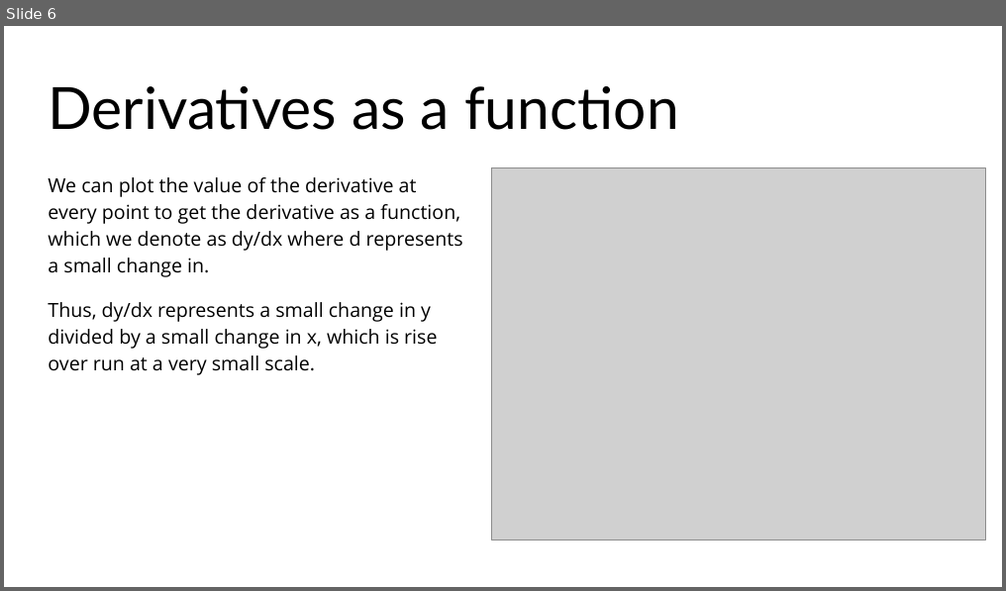
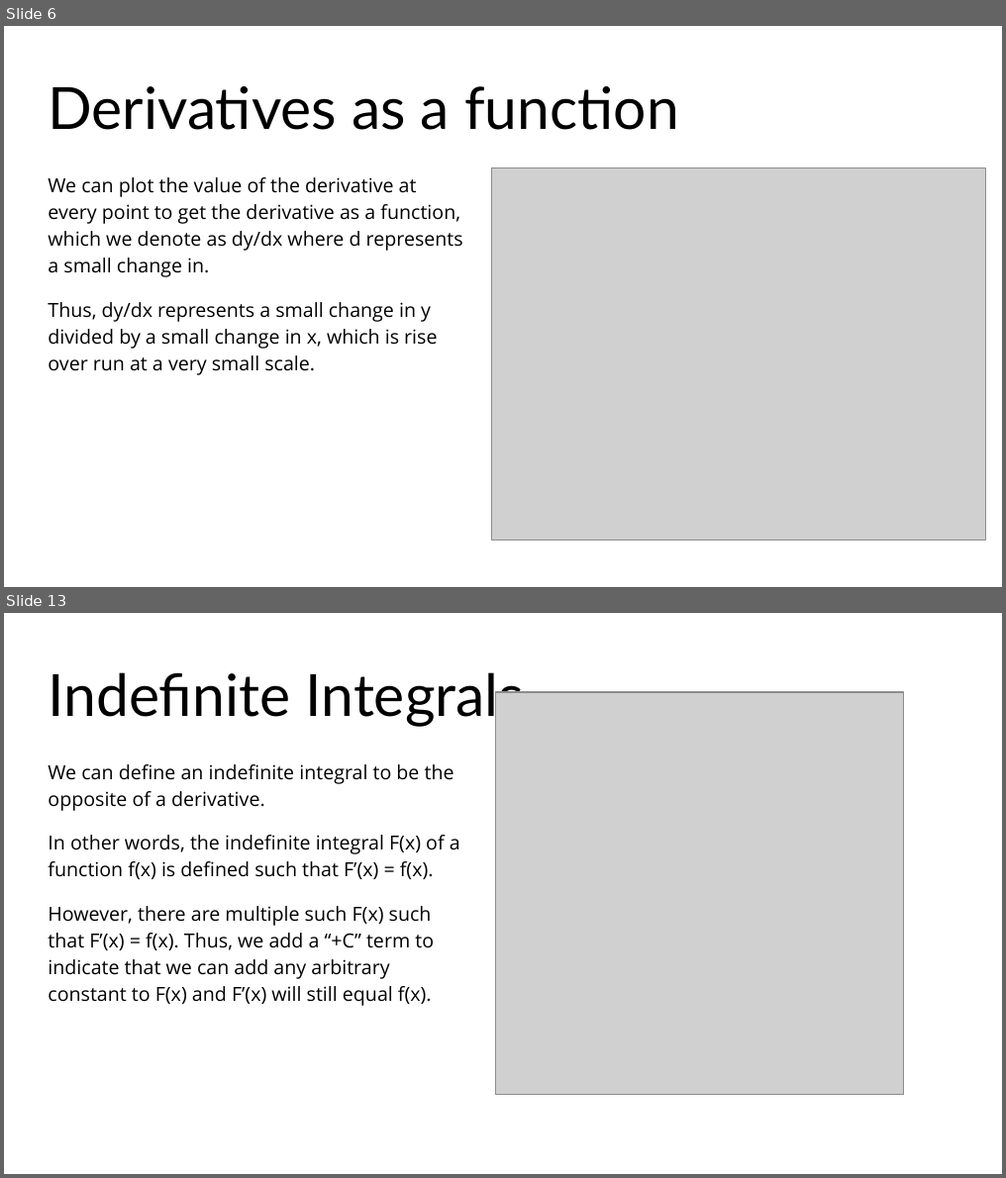
Before and after one commit to Sparks29032/Applied-Math-Website, a slide deck: docs/resources/slides/Survey of Calculus.pptx. Shown one above the other, each under a label of ours: slide 6 before the commit, slides 6 and 13 after it; the slides between them are not shown. The pictures are 1006x591 and 1006x1178 pixels, drawn with LibreOffice and Linux fonts; fonts in the diff are those of the drawing; grey boxes stand for pictures. Boxes give left, top, right and bottom in pixels: in the first picture for what was removed or moved away, otherwise in the second. Text is boxed around its words. In the diff, an @@ line names an element or a change of style, - is before the commit and + after.

```diff
--- a/docs/resources/slides/Survey of Calculus.pptx
+++ b/docs/resources/slides/Survey of Calculus.pptx
@@ slide 13 added at (x1=4, y1=613, x2=1002, y2=1174), background #FFFFFF @@
@@ title added at (x1=48, y1=672, x2=525, y2=728), 42 pt, text #000000 @@
+Indefinite Integrals
@@ picture added at (x1=495, y1=692, x2=903, y2=1095) @@
@@ text added at (x1=48, y1=764, x2=454, y2=811), 14 pt, text #000000 @@
+We can define an indefinite integral to be the opposite of a derivative.
@@ text added at (x1=48, y1=835, x2=460, y2=879), 14 pt, text #000000 @@
+In other words, the indefinite integral F(x) of a function f(x) is defined such that F’(x) = f(x).
@@ text added at (x1=48, y1=906, x2=434, y2=1006), 14 pt, text #000000 @@
+However, there are multiple such F(x) such that F’(x) = f(x). Thus, we add a “+C” term to indicate that we can add any arbitrary constant to F(x) and F’(x) will still equal f(x).
```
Also in this commit, not shown: 2 slides changed, 6 other slides added, 6 slides removed, 2 other files.
